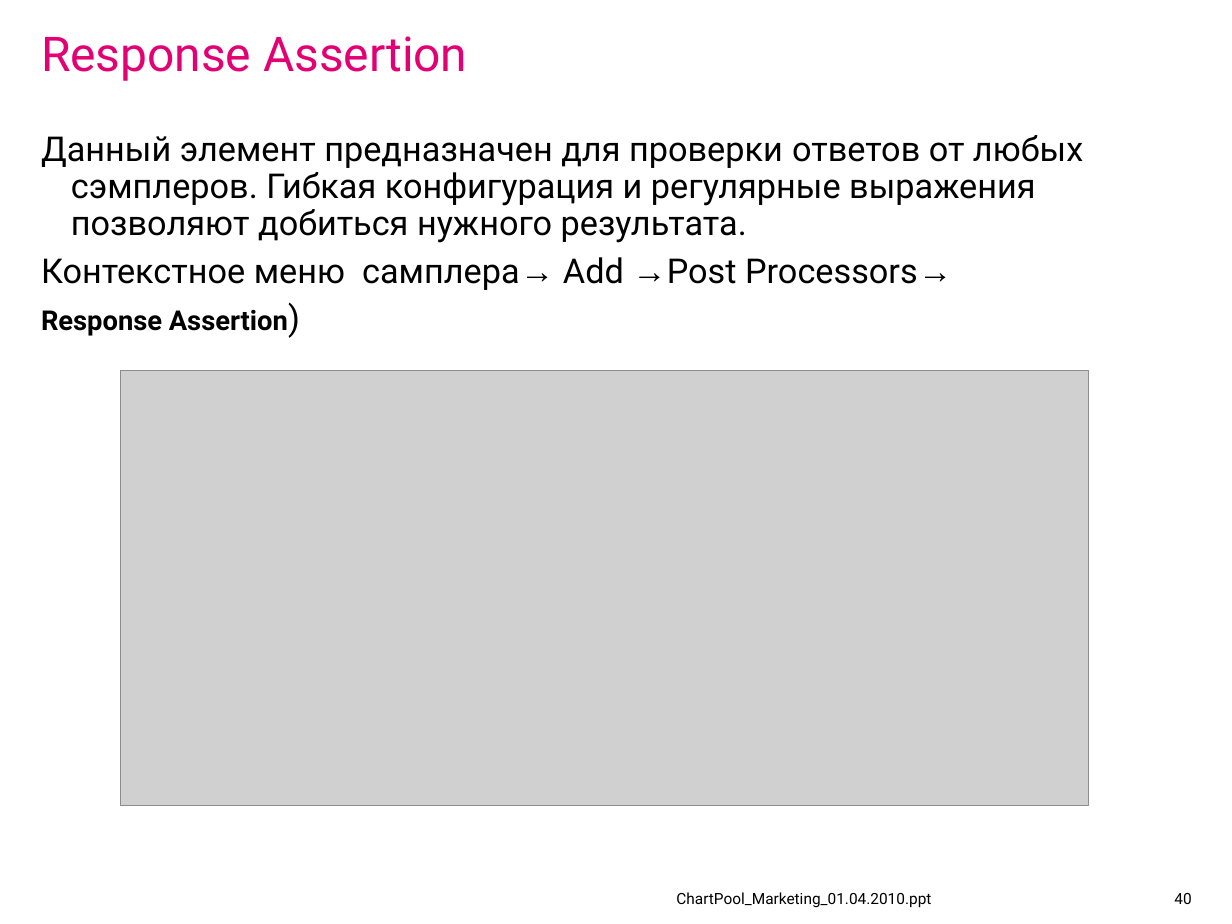
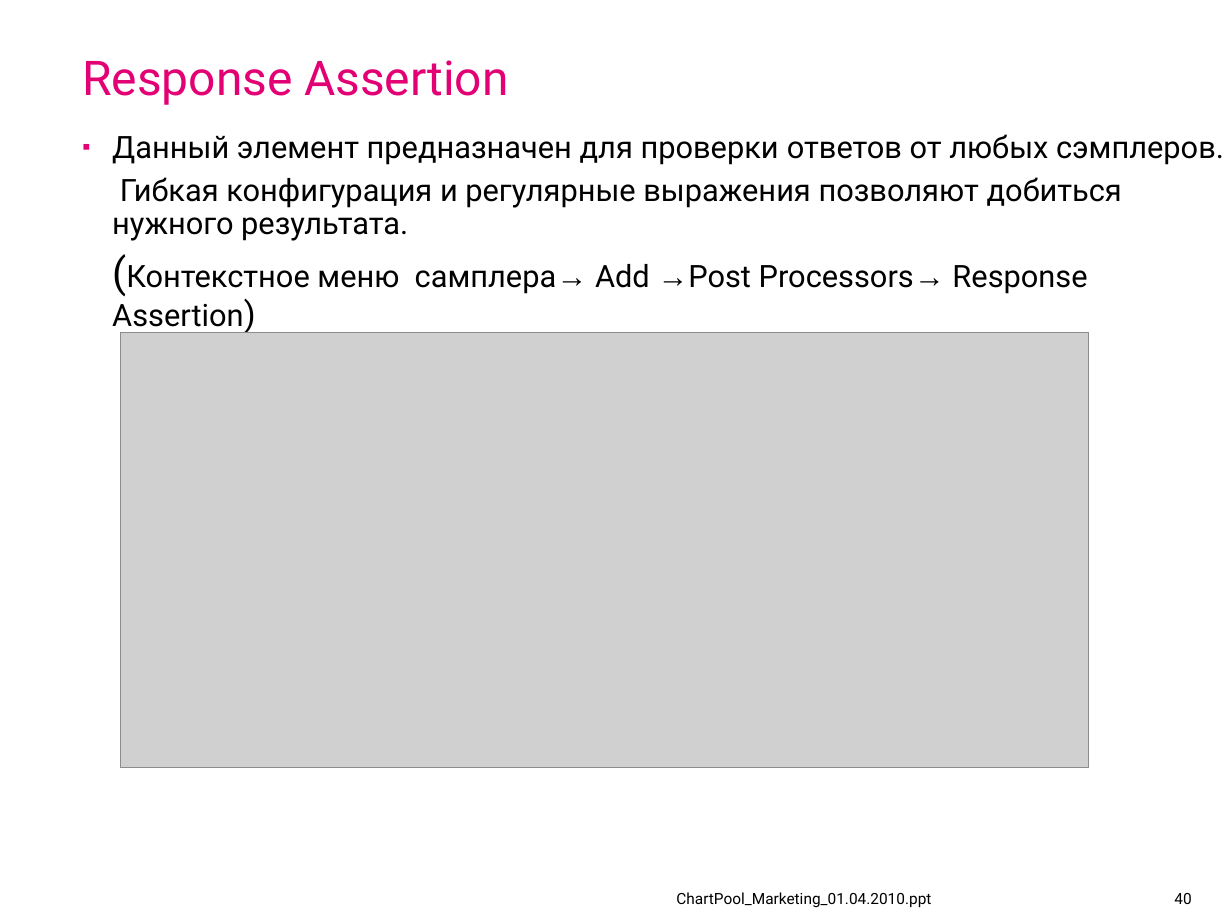
Before and after one commit to IvanCS/JMeterAvtoTestingDemo, a slide deck: slide 40 of documents/presentation.ppt. Drawn at 1232x924 pixels with LibreOffice and Linux fonts; fonts in the diff are those of the drawing; grey boxes stand for pictures; background and template pictures are left out. Boxes give left, top, right and bottom in pixels: in the first picture for what was removed or moved away, otherwise in the second. Text is boxed around its words. In the diff, an @@ line names an element or a change of style, - is before the commit and + after.

```diff
--- a/documents/presentation.ppt
+++ b/documents/presentation.ppt
@@ title "Response Assertion": place and size @@
-title "Response Assertion" at [41, 36, 467, 81]
+title "Response Assertion" at [82, 60, 508, 105]
@@ text at [112, 134, 1224, 334]: text changed; size 20 to 18 pt @@
-Данный элемент предназначен для проверки ответов от любых сэмплеров. Гибкая конфигурация и регулярные выражения позволяют добиться нужного результата.
-Контекстное меню самплера→ Add →Post Processors→
-Response Assertion)
+▪ Данный элемент предназначен для проверки ответов от любых сэмплеров.
+Гибкая конфигурация и регулярные выражения позволяют добиться нужного результата.
+(Контекстное меню самплера→ Add →Post Processors→ Response Assertion)
@@ picture: place and size @@
-picture at [121, 371, 1089, 806]
+picture at [121, 333, 1089, 768]
```
Also in this commit, not shown: 41 other slides changed, 6 slides added, 5 slides removed, 3 other files.
